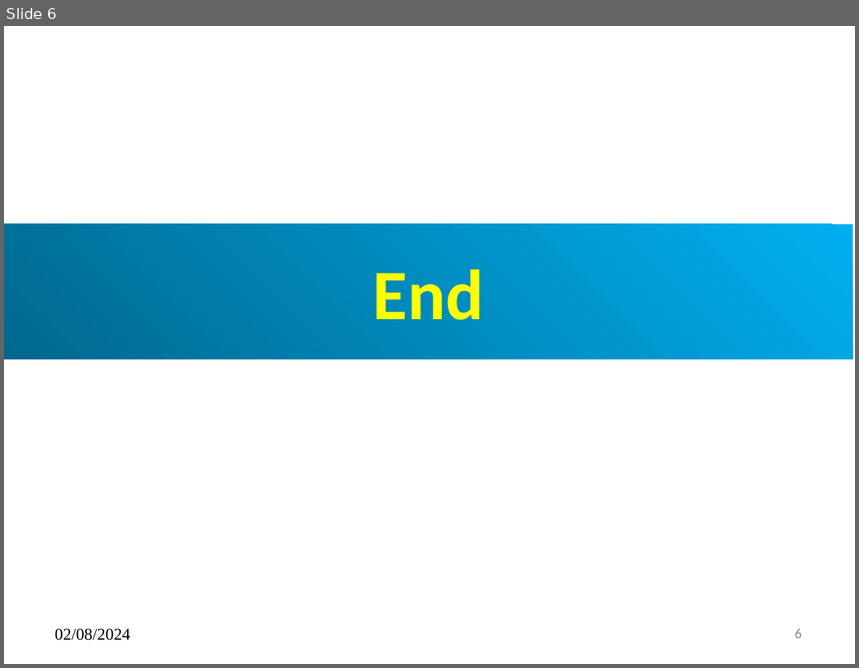
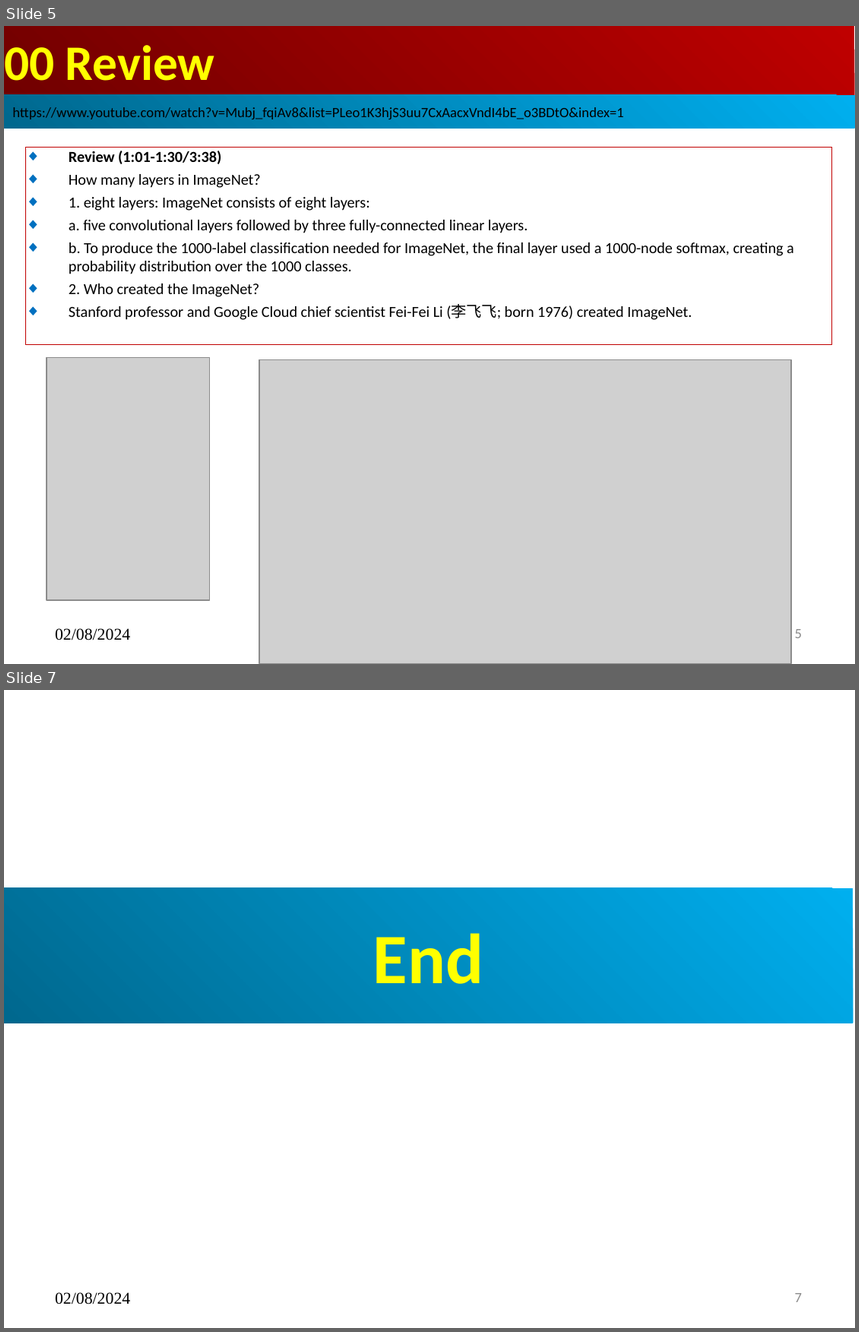
Before and after one commit to peterhchen/AIU_CS512_DL, a slide deck: 000_Lecture_Project/week02/01_Lecture/00_w01_Review.ppt. Shown one above the other, each under a label of ours: slide 6 before the commit, slides 5 and 7 after it; the slides between them are not shown. The pictures are 859x668 and 859x1332 pixels, drawn with LibreOffice and Linux fonts; fonts in the diff are those of the drawing; grey boxes stand for pictures. Boxes give left, top, right and bottom in pixels: in the first picture for what was removed or moved away, otherwise in the second. Text is boxed around its words. In the diff, an @@ line names an element or a change of style, - is before the commit and + after.

```diff
--- a/000_Lecture_Project/week02/01_Lecture/00_w01_Review.ppt
+++ b/000_Lecture_Project/week02/01_Lecture/00_w01_Review.ppt
@@ slide 5 added at (4, 26, 855, 664), background #FFFFFF @@
@@ title added at (4, 26, 854, 95), fill gradient #BF0000 to #710000, 42 pt, text #FFFF00, bold @@
+00 Review
@@ rectangle added at (4, 95, 855, 128), fill gradient #00AFEF to #00688E, 12 pt, text #000000 @@
+https://www.youtube.com/watch?v=Mubj_fqiAv8&list=PLeo1K3hjS3uu7CxAacxVndI4bE_o3BDtO&index=1
@@ subtitle added at (25, 147, 832, 345), outline #C00000 0 pt, 13 pt, text #000000 @@
+◆ Review (1:01-1:30/3:38)
+◆ How many layers in ImageNet?
+◆ 1. eight layers: ImageNet consists of eight layers:
+◆ a. five convolutional layers followed by three fully-connected linear layers.
+◆ b. To produce the 1000-label classification needed for ImageNet, the final layer used a 1000-node softmax, creating a probability distribution over the 1000 classes.
+◆ 2. Who created the ImageNet?
+◆ Stanford professor and Google Cloud chief scientist Fei-Fei Li (李飞飞; born 1976) created ImageNet.
@@ picture added at (47, 358, 210, 601) @@
@@ picture added at (259, 360, 791, 664) @@
@@ text added at (55, 629, 130, 641), 14 pt, text #000000 @@
+02/08/2024
@@ page number added at (795, 629, 802, 639), 12 pt, text #8B8B8B @@
+5
@@ what was slide 6 is now slide 7 @@
@@ page number at (795, 1293, 802, 1303): text changed @@
-6
+7
```
Also in this commit, not shown: 1 slide changed, 1 other slide added, 1 slide removed.
